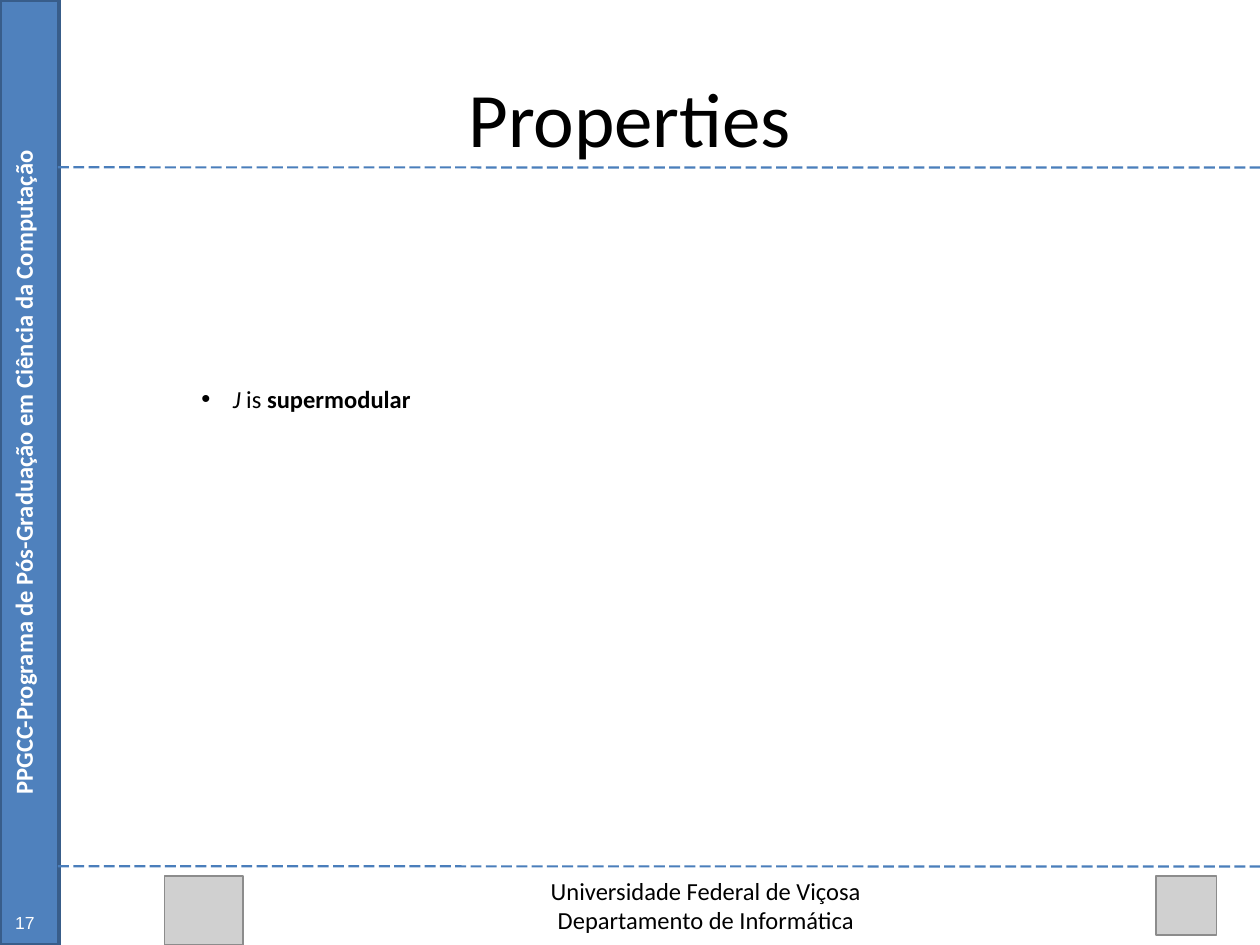
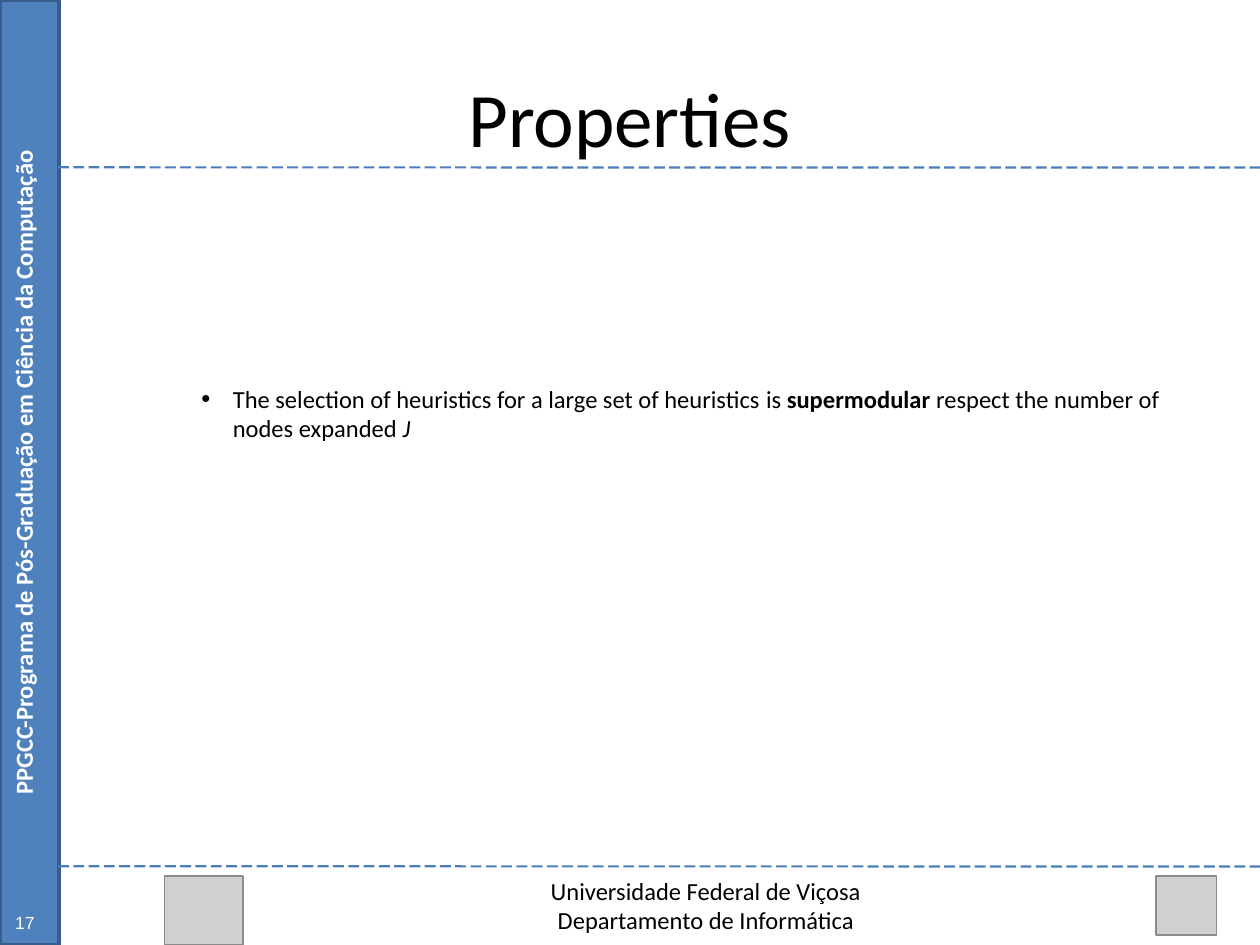
Before and after one commit to Marvinsky/research-marvin, a slide deck: slide 22 of latex/odp/selection heuristics.odp. Drawn at 1260x945 pixels with LibreOffice and Linux fonts; fonts in the diff are those of the drawing; grey boxes stand for pictures. Boxes give left, top, right and bottom in pixels: in the first picture for what was removed or moved away, otherwise in the second. Text is boxed around its words. In the diff, an @@ line names an element or a change of style, - is before the commit and + after.

Commit message:
13/09/15 update selection heuristics

```diff
--- a/latex/odp/selection heuristics.odp
+++ b/latex/odp/selection heuristics.odp
@@ text at (233,390,1159,441): text changed; bold off @@
-    • J is supermodular
+    • The selection of heuristics for a large set of heuristics is supermodular respect the number of nodes expanded J
```
